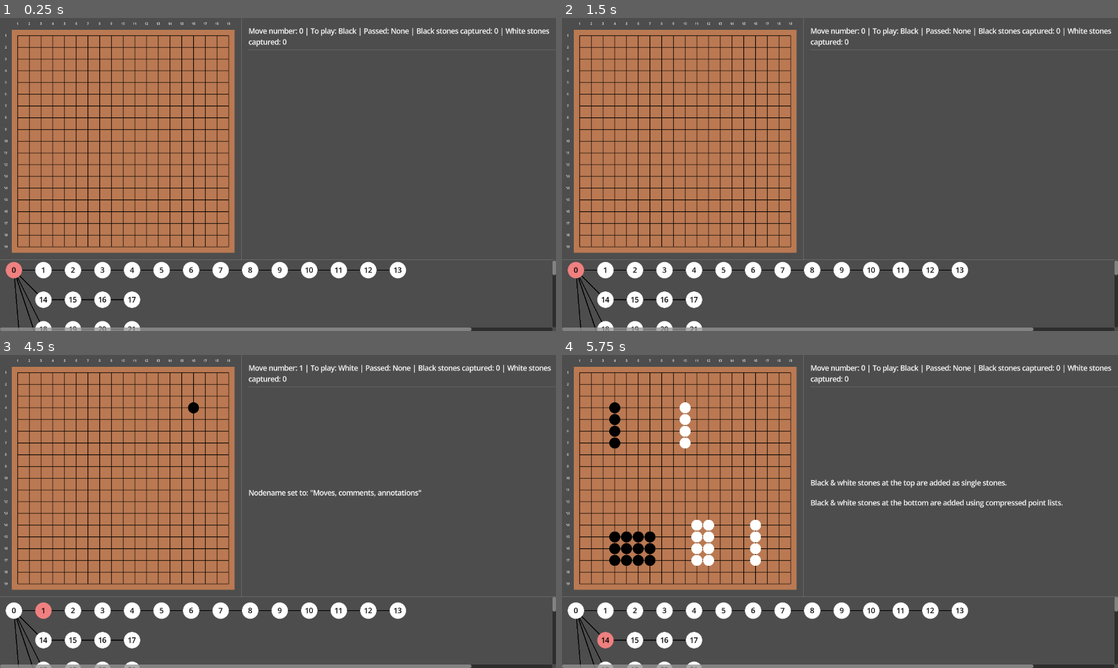
Above: before the commit, frames 1-4 (two rows, left to right).
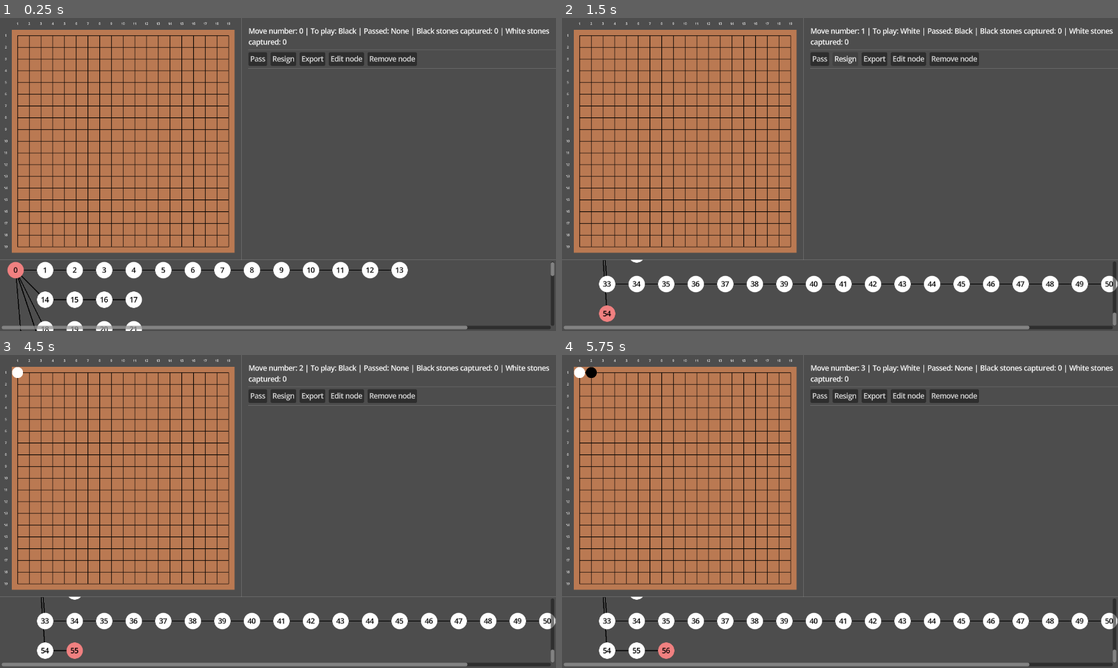
Above: after the commit, the same moments.

Repository: MichalHrbek/gdgo
Game: Godot game, scene res://scenes/main.tscn
Same seed, same stepped clock (60 frames per second), same inputs: the game is played once before the commit and once after it.
Inputs (mouse positions are in pixels of both pictures, inside the frame that each line leads up to):
- Up to frame 1 (0.25 s): no input
- Up to frame 2 (1.5 s): click (817, 58) at 0.5 s, where only the run after the commit has a clickable "Pass"; click (845, 58) at 1.25 s, where only the run after the commit has a clickable "Resign"
- Up to frame 3 (4.5 s): click (311, 395) at 2 s, where only the run after the commit has a clickable "Export"; click (344, 395) at 2.75 s, where only the run after the commit has a clickable "Edit node"; click (394, 395) at 3.5 s, where only the run after the commit has a clickable "Remove node"; tap Enter at 4.25 s; move the mouse to (16, 373) at 4.27 s; hold Right (ui_right) from 4.28 s (still down); click (16, 373) at 4.42 s
- Up to frame 4 (5.75 s): tap Space at 5 s; move the mouse to (589, 373) at 5.02 s; release Right (ui_right) at 5.03 s; hold Down (ui_down) from 5.03 s (still down); click (589, 373) at 5.17 s

The runs differ from the first frame. In frame 1, 4.0% of the frame differs, in the area x 0-100%, y 11-100%; in frame 2, 7.7%; in frame 3, 7.7%; in frame 4, 10%, in the area x 0-100%, y 3-100%.

Commit message:
Added human play

Diff:
--- a/scenes/main.tscn
+++ b/scenes/main.tscn
@@ -56,6 +56,33 @@
 [node name="HSeparator" type="HSeparator" parent="CanvasLayer/VBoxContainer/HBoxContainer/VBoxContainer" unique_id=1722079066]
 layout_mode = 2
 
+[node name="HBoxContainer" type="HBoxContainer" parent="CanvasLayer/VBoxContainer/HBoxContainer/VBoxContainer" unique_id=337708708]
+layout_mode = 2
+theme_override_constants/separation = 8
+
+[node name="Button" type="Button" parent="CanvasLayer/VBoxContainer/HBoxContainer/VBoxContainer/HBoxContainer" unique_id=1887788877]
+layout_mode = 2
+text = "Pass"
+
+[node name="Button2" type="Button" parent="CanvasLayer/VBoxContainer/HBoxContainer/VBoxContainer/HBoxContainer" unique_id=1088284163]
+layout_mode = 2
+text = "Resign"
+
+[node name="Button3" type="Button" parent="CanvasLayer/VBoxContainer/HBoxContainer/VBoxContainer/HBoxContainer" unique_id=1145503603]
+layout_mode = 2
+text = "Export"
+
+[node name="Button4" type="Button" parent="CanvasLayer/VBoxContainer/HBoxContainer/VBoxContainer/HBoxContainer" unique_id=2044835295]
+layout_mode = 2
+text = "Edit node"
+
+[node name="Button5" type="Button" parent="CanvasLayer/VBoxContainer/HBoxContainer/VBoxContainer/HBoxContainer" unique_id=1315996745]
+layout_mode = 2
+text = "Remove node"
+
+[node name="HSeparator2" type="HSeparator" parent="CanvasLayer/VBoxContainer/HBoxContainer/VBoxContainer" unique_id=1380624165]
+layout_mode = 2
+
 [node name="Comment" type="RichTextLabel" parent="CanvasLayer/VBoxContainer/HBoxContainer/VBoxContainer" unique_id=1536925057]
 layout_mode = 2
 size_flags_vertical = 3
@@ -71,14 +98,16 @@
 layout_mode = 2
 size_flags_vertical = 3
 follow_focus = true
+draw_focus_border = true
 
-[node name="SgfTreeVis" type="GridContainer" parent="CanvasLayer/VBoxContainer/ScrollContainer" unique_id=924592565 node_paths=PackedStringArray("board")]
+[node name="SgfTreeVis" type="GridContainer" parent="CanvasLayer/VBoxContainer/ScrollContainer" unique_id=924592565]
 layout_mode = 2
 size_flags_horizontal = 3
 size_flags_vertical = 3
 script = ExtResource("3_tefeu")
-board = NodePath("../../HBoxContainer/MarginContainer/Control/GameBoard")
 
+[connection signal="tree_edited" from="CanvasLayer/VBoxContainer/HBoxContainer/MarginContainer/Control/GameBoard" to="CanvasLayer/VBoxContainer/ScrollContainer/SgfTreeVis" method="_on_tree_edited"]
+[connection signal="pressed" from="CanvasLayer/VBoxContainer/HBoxContainer/VBoxContainer/HBoxContainer/Button" to="CanvasLayer/VBoxContainer/HBoxContainer/MarginContainer/Control/GameBoard" method="make_move" binds= [Vector2i(0, 0)]]
 [connection signal="state_changed" from="CanvasLayer/VBoxContainer/ScrollContainer/SgfTreeVis" to="CanvasLayer/VBoxContainer/HBoxContainer/MarginContainer/Control/GameBoard" method="_on_state_changed"]
 [connection signal="state_changed" from="CanvasLayer/VBoxContainer/ScrollContainer/SgfTreeVis" to="CanvasLayer/VBoxContainer/HBoxContainer/VBoxContainer/GameState" method="_on_state_changed"]
 [connection signal="state_changed" from="CanvasLayer/VBoxContainer/ScrollContainer/SgfTreeVis" to="CanvasLayer/VBoxContainer/HBoxContainer/VBoxContainer/Comment" method="_on_state_changed"]
--- a/scripts/go/game_state.gd
+++ b/scripts/go/game_state.gd
@@ -18,6 +18,8 @@
 
 var arrows: Array[Arrow] = []
 var lines: Array[Line] = []
+
+var associated_node: SGF.SgfNode = null
 
 func get_stone(pos: Vector2i) -> Stone:
 	if not is_valid_position(pos):
@@ -116,8 +118,27 @@
 	if (color != passed) or passed == BOTH:
 		passed = BOTH
 
+func make_move(pos: Vector2i) -> GameState:
+	assert(to_play in [BLACK, WHITE])
+	if associated_node:
+		var node = SGF.SgfNode.new(associated_node)
+		var color_str := "W" if to_play == WHITE else "B"
+		node.properties[color_str] = SgfTypes.SgfPoint.from_vec(pos)
+		return from_sgf(node)
+	else:
+		if pos:
+			record_pass(NONE)
+			get_stone(pos).color = to_play
+			after_move_check(pos)
+		else:
+			record_pass(to_play)
+		if to_play == WHITE: to_play = BLACK
+		elif to_play == BLACK: to_play = WHITE
+		return self
+
 static func from_sgf(node: SGF.SgfNode) -> GameState:
 	var s = GameState.new()
+	s.associated_node = node
 	var tree = node.build_tree()
 
 	for n in tree:
--- a/scripts/go/ui/board.gd
+++ b/scripts/go/ui/board.gd
@@ -9,6 +9,8 @@
 var last_viewport_size: Vector2
 
 var current_state: GameState
+
+signal tree_edited(node: SGF.SgfNode)
 
 func _board_label(text: String) -> Label:
 	var label := Label.new()
@@ -49,6 +51,7 @@
 		add_child(arrow)
 
 func goto(state: GameState) -> void:
+	current_state = state
 	for y in range(state.board_size.y):
 		for x in range(state.board_size.x):
 			var pos := Vector2i(x,y) + Vector2i.ONE
@@ -56,6 +59,7 @@
 	update_markup(state)
 
 func create(state: GameState) -> void:
+	current_state = state
 	for i in get_children():
 		i.queue_free()
 
@@ -82,6 +86,8 @@
 
 			var piece: BoardPiece = board_piece_scene.instantiate()
 			piece.update(state.get_stone(pos), pos, state.board_size)
+			piece.mouse_entered.connect(func(): piece.show_potenial(current_state.to_play))
+			piece.mouse_exited.connect(piece.hide_potential)
 			piece.gui_input.connect(_on_piece_input_event.bind(pos))
 
 			control_grid[pos].add_child(piece)
@@ -92,15 +98,21 @@
 	if event is InputEventMouseButton:
 		if event.pressed:
 			if event.button_index == MouseButton.MOUSE_BUTTON_LEFT:
-				pass
+				if current_state.get_stone(pos).color == Stone.StoneColor.NONE:
+					make_move(pos)
 
-func ensure_size():
+func ensure_size() -> void:
 	var fit_scale = min(get_viewport_rect().size.y*0.75/(64.0*rows), get_viewport_rect().size.x*0.8/(64.0*columns))
 	scale = Vector2(fit_scale,fit_scale)
 	get_parent().custom_minimum_size = size*scale
 
+func make_move(pos: Vector2i) -> void:
+	var new_state = current_state.make_move(pos)
+	if new_state.associated_node:
+		tree_edited.emit(new_state.associated_node)
+	goto(new_state)
+
 func _on_state_changed(state: GameState, _node: SGF.SgfNode) -> void:
-	current_state = state
 	if control_grid:
 		goto(state)
 	else:
--- a/scripts/go/ui/board_piece.gd
+++ b/scripts/go/ui/board_piece.gd
@@ -1,7 +1,6 @@
 class_name BoardPiece
 extends Control
 
-var star := false
 @export var black_stone: Control
 @export var white_stone: Control
 
@@ -18,6 +17,26 @@
 @export var grid_left: Control
 @export var grid_right: Control
 
+var current_state: Stone = null
+
+func show_potenial(color: Stone.StoneColor) -> void:
+	if current_state.color != Stone.StoneColor.NONE:
+		return
+	if color == Stone.StoneColor.WHITE:
+		white_stone.self_modulate.a = 0.5
+		white_stone.show()
+	elif color == Stone.StoneColor.BLACK:
+		black_stone.self_modulate.a = 0.5
+		black_stone.show()
+
+func hide_potential():
+	if current_state.color != Stone.StoneColor.NONE:
+		return
+
+	white_stone.self_modulate.a = 1.0
+	black_stone.self_modulate.a = 1.0
+	black_stone.hide()
+	white_stone.hide()
 
 func update(stone: Stone, pos: Vector2, board_size: Vector2i) -> void:
 	grid_top.show()
@@ -30,16 +49,16 @@
 	if pos.x == board_size.x: grid_right.hide()
 	if pos.y == board_size.y: grid_bottom.hide()
 
-	#white_stone.self_modulate.a = 0.5 if stone.dim else 1.0
-	#black_stone.self_modulate.a = 0.5 if stone.dim else 1.0
-
 	self.visible = stone.in_view
 	self.modulate = Color.GRAY if stone.dim else Color.WHITE
 
+
 	if stone.color == Stone.StoneColor.WHITE:
+		white_stone.self_modulate.a = 1.0
 		white_stone.show()
 		black_stone.hide()
 	elif stone.color == Stone.StoneColor.BLACK:
+		black_stone.self_modulate.a = 1.0
 		white_stone.hide()
 		black_stone.show()
 	else:
@@ -68,3 +87,4 @@
 		markup_territory.hide()
 
 	markup_label.text = stone.label
+	current_state = stone
--- a/scripts/go/ui/sgf_tree_vis.gd
+++ b/scripts/go/ui/sgf_tree_vis.gd
@@ -1,6 +1,4 @@
 extends GridContainer
-
-@export var board: Board
 
 signal state_changed(state: GameState, node: SGF.SgfNode)
 
@@ -23,11 +21,8 @@
 	#var s := SGF.SgfFile.new(FileAccess.open("res://examples/print1.sgf.txt", FileAccess.READ).get_as_text())
 	s.parse()
 	create_tree(s.roots[0])
-	#get_window().wrap_controls = true
-	#get_window().content_scale_factor = 0.75
-	#get_window().child_controls_changed()
 
-func create_tree(new_root: SGF.SgfNode) -> void:
+func create_tree(new_root: SGF.SgfNode, load_root: bool = true) -> void:
 	root = new_root
 	by_id = {}
 	by_pos = {}
@@ -35,7 +30,8 @@
 	pos_by = {}
 	walk(new_root, 0, 0, 0, 0)
 	vis()
-	load_node(new_root)
+	if load_root:
+		load_node(new_root)
 
 func load_node(node: SGF.SgfNode):
 	if current_node:
@@ -58,11 +54,14 @@
 		max_y = w.y
 	return Vector2i(index, max_y)
 
-var _vis_node: Dictionary[SGF.SgfNode, Control] = {}
+var _vis_node: Dictionary[SGF.SgfNode, TreeNodeUI] = {}
 
 func vis() -> void:
 	for i in get_children():
 		i.queue_free()
+
+	for i in sort_children.get_connections():
+		sort_children.disconnect(i["callable"])
 
 	var height := 0
 	var width := 0
@@ -85,6 +84,11 @@
 				add_child(control)
 			else:
 				add_child(Control.new())
+
+func _on_tree_edited(node: SGF.SgfNode) -> void:
+	create_tree(root, false)
+	await get_tree().process_frame
+	load_node(node)
 
 func _on_node_clicked(event: InputEvent, index: int) -> void:
 	if event is InputEventMouseButton:
--- a/scripts/sgf/sgf_types.gd
+++ b/scripts/sgf/sgf_types.gd
@@ -136,6 +136,9 @@
 	static func int_to_chr(n: int) -> String:
 		return String.chr(ord('a')+n-1)
 
+	static func from_vec(pos: Vector2i) -> SgfPoint:
+		return SgfPoint.new([int_to_chr(pos.x)+int_to_chr(pos.y)])
+
 	func _init(texts: Array[String]) -> void:
 		assert(len(texts) == 1)
 		if len(texts[0]) == 2:
